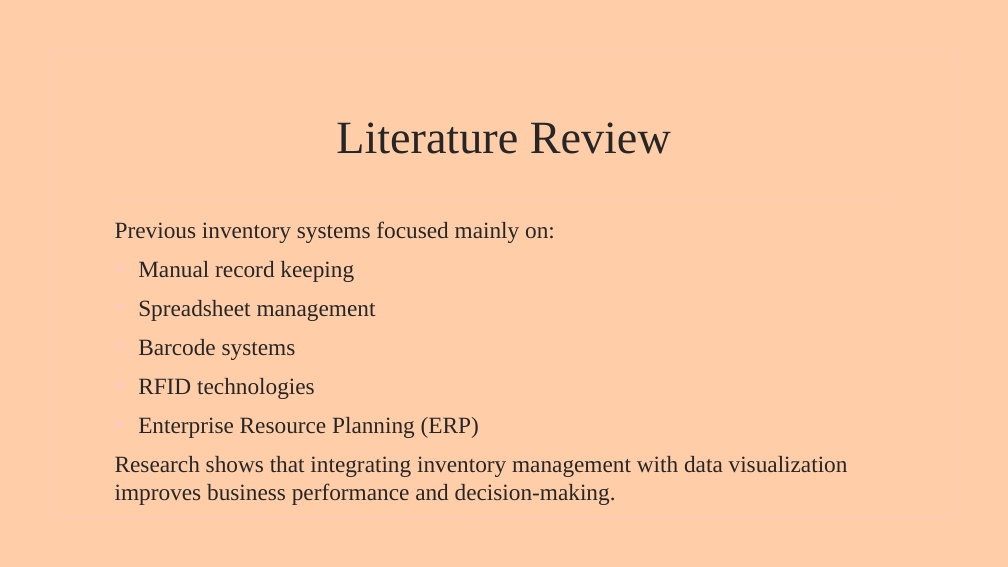
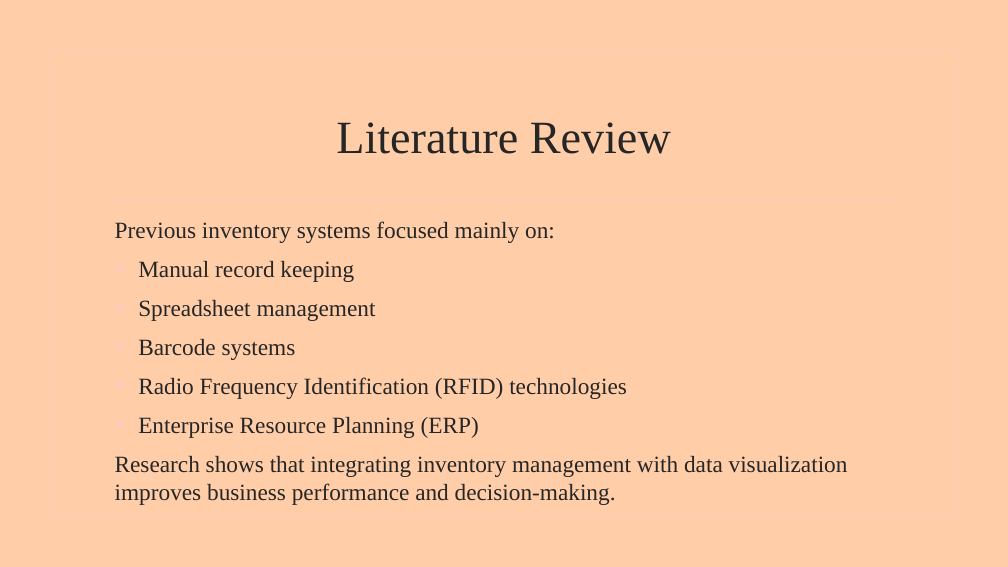
Before and after one commit to Ayomikun721/PYTHON-SYNTHAX, a slide deck: slide 10 of AYOMIKUN PYTHON SYNTHAX.pptx (slide 11 before the commit). Drawn at 1008x567 pixels with LibreOffice and Linux fonts; fonts in the diff are those of the drawing; background and template pictures are left out. Boxes give left, top, right and bottom in pixels: in the first picture for what was removed or moved away, otherwise in the second. Text is boxed around its words. In the diff, an @@ line names an element or a change of style, - is before the commit and + after.

```diff
--- a/AYOMIKUN PYTHON SYNTHAX.pptx
+++ b/AYOMIKUN PYTHON SYNTHAX.pptx
@@ text at bbox=[138, 377, 627, 399]: text changed @@
-• RFID technologies
+• Radio Frequency Identification (RFID) technologies
```
Also in this commit, not shown: 13 other slides changed, 3 slides added, 1 slide removed, 1 other file.
